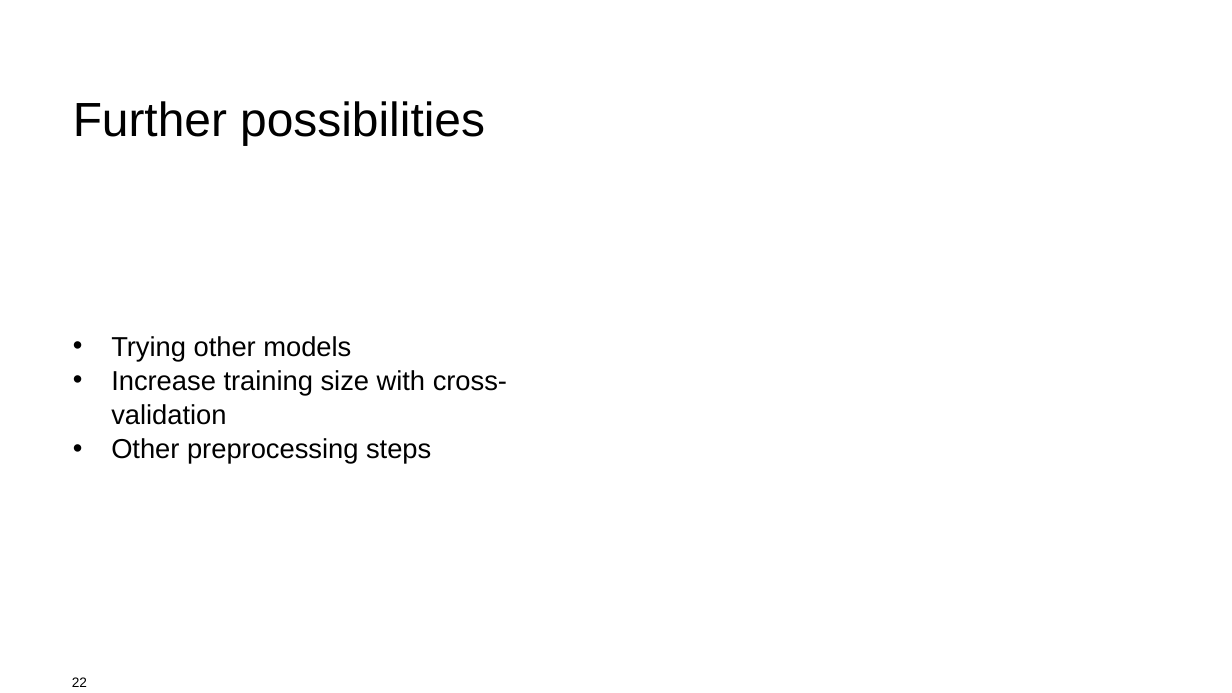
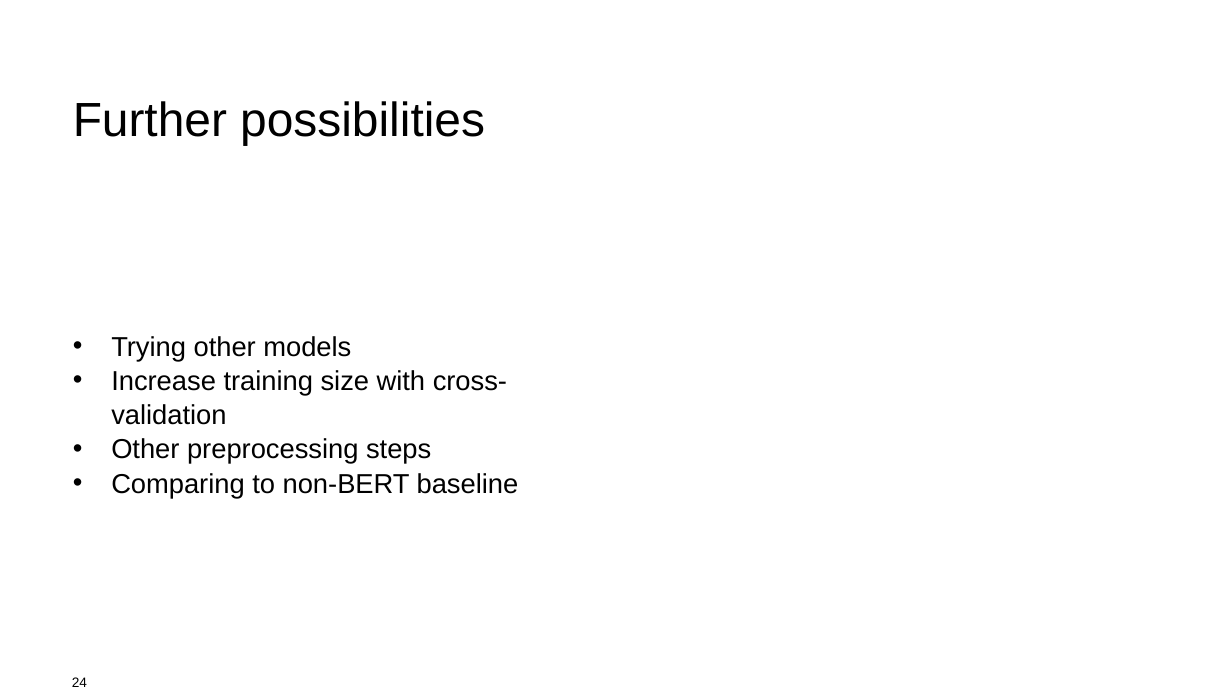
Before and after one commit to vitamys/nlp, a slide deck: slide 24 of Final_Project_Presentation_GroupC.pptx (slide 22 before the commit). Drawn at 1232x693 pixels with LibreOffice and Linux fonts; fonts in the diff are those of the drawing; background and template pictures are left out. Boxes give left, top, right and bottom in pixels: in the first picture for what was removed or moved away, otherwise in the second. Text is boxed around its words. In the diff, an @@ line names an element or a change of style, - is before the commit and + after.

```diff
--- a/Final_Project_Presentation_GroupC.pptx
+++ b/Final_Project_Presentation_GroupC.pptx
@@ text at [111,473,519,498]: paragraph added @@
+• Comparing to non-BERT baseline
@@ page number at [72,677,87,687]: text changed @@
-22
+24
```
Also in this commit, not shown: 5 other slides changed, 2 slides added, 7 other files.
